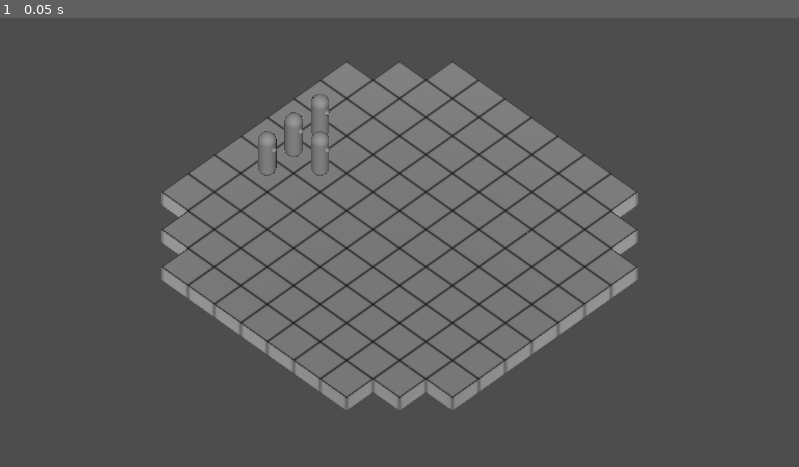
Above: before the commit, frame 1.
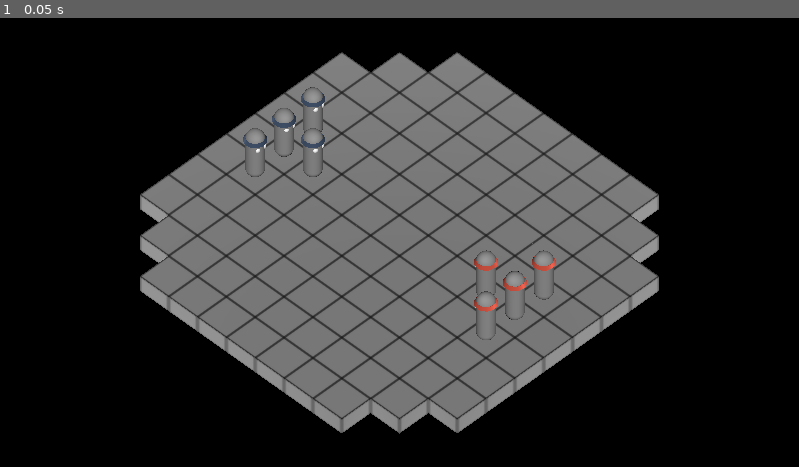
Above: after the commit, the same moment.

Repository: telmotrooper/meagre-tactics
Game: Godot game, scene res://main.tscn
Two runs of this game, one before a commit and one after it. Both use one fixed random seed, a clock stepped at 60 frames per second and the inputs below.
Inputs:
- Up to frame 1 (0.05 s): no input

The runs differ from the first frame. In frame 1, 75% of the frame differs, in the area x 0-100%, y 0-100%.

Commit message:
pieces can have any of two colors (#3)
* set a black background

* a few camera adjustments

* added blue material

* added red material

* pieces can have any of two colors

* added global state

* reorganizing piece scene

* adjusting 'eyes' in piece

* added some ground work to mark tiles as walkable

* added 'build and deploy' script

Diff:
--- /dev/null
+++ b/game_state.gd
@@ -0,0 +1,3 @@
+extends Node
+
+var selected_piece: Piece
--- a/main.tscn
+++ b/main.tscn
@@ -1,28 +1,54 @@
-[gd_scene load_steps=3 format=3 uid="uid://cm7b76vakvonu"]
+[gd_scene load_steps=4 format=3 uid="uid://cm7b76vakvonu"]
 
 [ext_resource type="PackedScene" uid="uid://c7ss0ckdihwsf" path="res://board.tscn" id="1_655q7"]
 [ext_resource type="PackedScene" uid="uid://bfr6ahl1msuvj" path="res://piece/piece.tscn" id="2_6erff"]
+
+[sub_resource type="Environment" id="Environment_loftu"]
+background_mode = 1
 
 [node name="Main" type="Node3D"]
 
 [node name="Board" parent="." instance=ExtResource("1_655q7")]
 
-[node name="Piece" parent="." instance=ExtResource("2_6erff")]
+[node name="Team1" type="Node" parent="Board"]
+
+[node name="Piece" parent="Board/Team1" instance=ExtResource("2_6erff")]
 transform = Transform3D(-4.37114e-08, 0, 1, 0, 1, 0, -1, 0, -4.37114e-08, -4, 1, -1)
 
-[node name="Piece2" parent="." instance=ExtResource("2_6erff")]
+[node name="Piece2" parent="Board/Team1" instance=ExtResource("2_6erff")]
 transform = Transform3D(-4.37114e-08, 0, 1, 0, 1, 0, -1, 0, -4.37114e-08, -4, 1, 0)
 
-[node name="Piece3" parent="." instance=ExtResource("2_6erff")]
+[node name="Piece3" parent="Board/Team1" instance=ExtResource("2_6erff")]
 transform = Transform3D(-4.37114e-08, 0, 1, 0, 1, 0, -1, 0, -4.37114e-08, -3, 1, 0)
 
-[node name="Piece4" parent="." instance=ExtResource("2_6erff")]
+[node name="Piece4" parent="Board/Team1" instance=ExtResource("2_6erff")]
 transform = Transform3D(-4.37114e-08, 0, 1, 0, 1, 0, -1, 0, -4.37114e-08, -4, 1, 1)
 
+[node name="Team2" type="Node" parent="Board"]
+
+[node name="Piece" parent="Board/Team2" instance=ExtResource("2_6erff")]
+transform = Transform3D(1.31134e-07, 0, -1, 0, 1, 0, 1, 0, 1.31134e-07, 4, 1, 1)
+color = "red"
+
+[node name="Piece2" parent="Board/Team2" instance=ExtResource("2_6erff")]
+transform = Transform3D(1.31134e-07, 0, -1, 0, 1, 0, 1, 0, 1.31134e-07, 4, 1, -2.18557e-08)
+color = "red"
+
+[node name="Piece3" parent="Board/Team2" instance=ExtResource("2_6erff")]
+transform = Transform3D(1.31134e-07, 0, -1, 0, 1, 0, 1, 0, 1.31134e-07, 3, 1, 6.55671e-08)
+color = "red"
+
+[node name="Piece4" parent="Board/Team2" instance=ExtResource("2_6erff")]
+transform = Transform3D(1.31134e-07, 0, -1, 0, 1, 0, 1, 0, 1.31134e-07, 4, 1, -1)
+color = "red"
+
 [node name="Camera3D" type="Camera3D" parent="."]
-transform = Transform3D(0.707107, -0.5, 0.5, 0, 0.707107, 0.707107, -0.707107, -0.5, 0.5, 3, 4, 3)
+transform = Transform3D(0.707107, -0.5, 0.5, 0, 0.707107, 0.707107, -0.707107, -0.5, 0.5, 3, 4.25, 3)
 projection = 1
-size = 12.0
+size = 11.0
 
 [node name="DirectionalLight3D" type="DirectionalLight3D" parent="."]
 transform = Transform3D(0.707107, -0.5, 0.5, 0, 0.707107, 0.707107, -0.707107, -0.5, 0.5, 0, 0, 0)
+
+[node name="WorldEnvironment" type="WorldEnvironment" parent="."]
+environment = SubResource("Environment_loftu")
--- /dev/null
+++ b/piece/blue_material.tres
@@ -0,0 +1,4 @@
+[gd_resource type="StandardMaterial3D" format=3 uid="uid://buqakypy8cde"]
+
+[resource]
+albedo_color = Color(0.219608, 0.286275, 0.384314, 1)
--- a/piece/piece.gd
+++ b/piece/piece.gd
@@ -1,4 +1,14 @@
+class_name Piece
 extends CharacterBody3D
 
+@export var color := "blue"
+
+@export_group("Materials")
+@export var blue_material: Material
+@export var red_material: Material
+
 func _ready() -> void:
-	pass
+	if color == "blue":
+		$Headband.set_surface_override_material(0, blue_material)
+	elif color == "red":
+		$Headband.set_surface_override_material(0, red_material)
--- a/piece/piece.tscn
+++ b/piece/piece.tscn
@@ -1,6 +1,8 @@
-[gd_scene load_steps=5 format=3 uid="uid://bfr6ahl1msuvj"]
+[gd_scene load_steps=9 format=3 uid="uid://bfr6ahl1msuvj"]
 
 [ext_resource type="Script" path="res://piece/piece.gd" id="1_yopb6"]
+[ext_resource type="Material" uid="uid://bmo1xfx2vluua" path="res://piece/red_material.tres" id="2_52lg3"]
+[ext_resource type="Material" uid="uid://buqakypy8cde" path="res://piece/blue_material.tres" id="2_ov4dn"]
 
 [sub_resource type="CapsuleMesh" id="CapsuleMesh_45inp"]
 radius = 0.25
@@ -10,15 +12,26 @@
 radius = 0.25
 height = 1.5
 
+[sub_resource type="StandardMaterial3D" id="StandardMaterial3D_ji7b3"]
+
 [sub_resource type="SphereMesh" id="SphereMesh_g5081"]
+material = SubResource("StandardMaterial3D_ji7b3")
 radius = 0.075
 height = 0.15
+
+[sub_resource type="CylinderMesh" id="CylinderMesh_2ifsu"]
+material = ExtResource("2_ov4dn")
+top_radius = 0.25
+bottom_radius = 0.3
+height = 0.1
 
 [node name="Piece" type="CharacterBody3D"]
 transform = Transform3D(1, 0, 0, 0, 1, 0, 0, 0, 1, 0, 1.5, 0)
 collision_mask = 0
 input_ray_pickable = false
 script = ExtResource("1_yopb6")
+blue_material = ExtResource("2_ov4dn")
+red_material = ExtResource("2_52lg3")
 
 [node name="MeshInstance3D" type="MeshInstance3D" parent="."]
 mesh = SubResource("CapsuleMesh_45inp")
@@ -26,6 +39,14 @@
 [node name="CollisionShape3D" type="CollisionShape3D" parent="."]
 shape = SubResource("CapsuleShape3D_qi4j4")
 
-[node name="MeshInstance3D2" type="MeshInstance3D" parent="."]
-transform = Transform3D(1, 0, 0, 0, 1, 0, 0, 0, 1, 0, 0.3, 0.25)
+[node name="RightEye" type="MeshInstance3D" parent="."]
+transform = Transform3D(0.971, 0, 0, 0, 0.971, 0, 0, 0, 0.7, -0.1, 0.3, 0.2)
 mesh = SubResource("SphereMesh_g5081")
+
+[node name="LeftEye" type="MeshInstance3D" parent="."]
+transform = Transform3D(1.00108, 0, 0, 0, 1.00108, 0, 0, 0, 0.700759, 0.1, 0.3, 0.2)
+mesh = SubResource("SphereMesh_g5081")
+
+[node name="Headband" type="MeshInstance3D" parent="."]
+transform = Transform3D(1, 0, 0, 0, 1, 0, 0, 0, 1, 0, 0.5, 0)
+mesh = SubResource("CylinderMesh_2ifsu")
--- /dev/null
+++ b/piece/red_material.tres
@@ -0,0 +1,4 @@
+[gd_resource type="StandardMaterial3D" format=3 uid="uid://bmo1xfx2vluua"]
+
+[resource]
+albedo_color = Color(0.768627, 0.282353, 0.211765, 1)
--- a/project.godot
+++ b/project.godot
@@ -15,6 +15,10 @@
 config/features=PackedStringArray("4.3", "Forward Plus")
 config/icon="res://icon.svg"
 
+[autoload]
+
+GameState="*res://game_state.gd"
+
 [display]
 
 window/size/viewport_width=1920
--- a/tile.gd
+++ b/tile.gd
@@ -6,9 +6,30 @@
 @export var hover_tile_material: Material
 @export var walk_tile_material: Material
 
+var walkable := false
+
+func has_piece() -> bool:
+	return len($Area3D2.get_overlapping_bodies()) > 0
+
+func get_piece() -> Piece:
+	return $Area3D2.get_overlapping_bodies()[0]
+
+func is_left_mouse_click(event: InputEvent) -> bool:
+	return event is InputEventMouseButton and event.button_index == MOUSE_BUTTON_LEFT and not event.pressed
+
 func _on_area_3d_mouse_entered() -> void:
-	if len($Area3D2.get_overlapping_bodies()) > 0:
+	if has_piece() and not walkable:
 		material = hover_tile_material
 
 func _on_area_3d_mouse_exited() -> void:
-	material = tile_material
+	if not walkable:
+		material = tile_material
+
+func _on_area_3d_input_event(_camera: Node, event: InputEvent, _event_position: Vector3, _normal: Vector3, _shape_idx: int) -> void:
+	if is_left_mouse_click(event) and has_piece():
+		GameState.selected_piece = get_piece()
+		#get_tree().call_group("tiles", "set_as_walkable")
+
+func set_as_walkable() -> void:
+	walkable = true
+	material = walk_tile_material
--- a/tiles/tile.tscn
+++ b/tiles/tile.tscn
@@ -10,7 +10,7 @@
 
 [sub_resource type="BoxShape3D" id="BoxShape3D_jtn4j"]
 
-[node name="Tile" type="CSGBox3D"]
+[node name="Tile" type="CSGBox3D" groups=["tiles"]]
 transform = Transform3D(1, 0, 0, 0, 1, 0, 0, 0, 1, -3, 0, -5)
 size = Vector3(1, 0.5, 1)
 material = ExtResource("1_58fmb")
Not shown, added: build_and_deploy.sh
